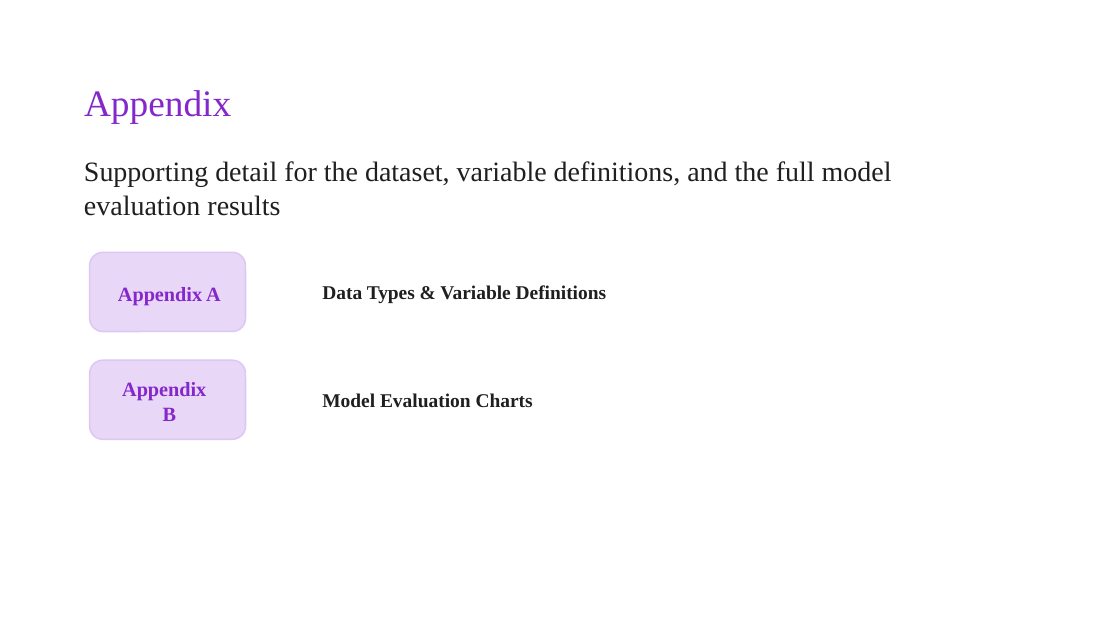
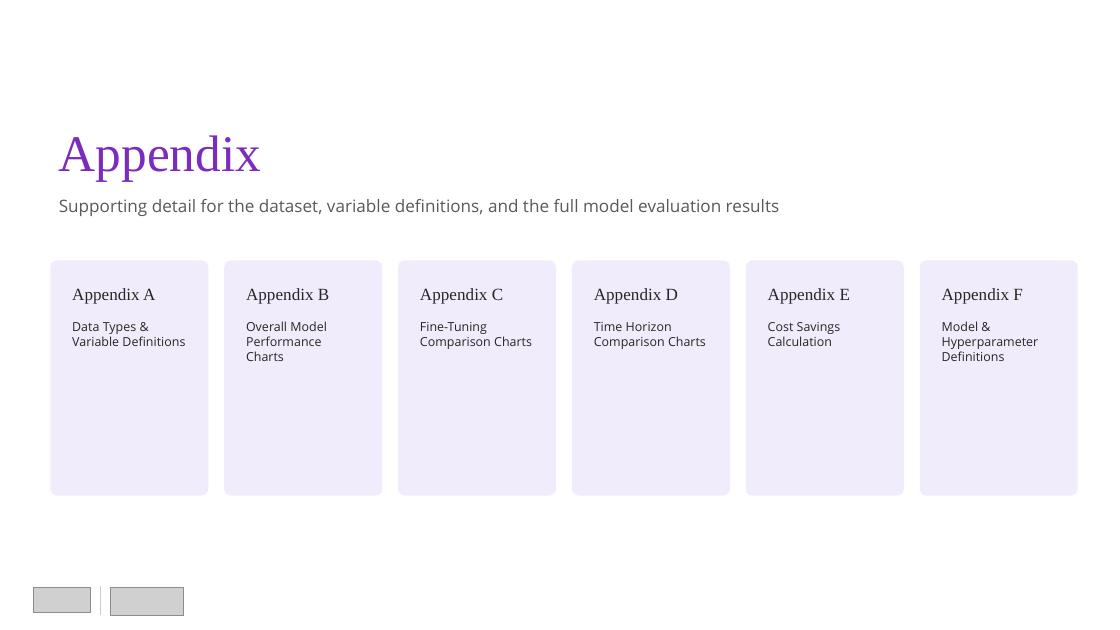
Before and after one commit to hkbuttar/Portfolio, a slide deck: slide 20 of assets/documents/experience/rakuten-capstone/Rakuten-Presentation.pptx (slide 19 before the commit). Drawn at 1120x630 pixels with LibreOffice and Linux fonts; fonts in the diff are those of the drawing; grey boxes stand for pictures. Boxes give left, top, right and bottom in pixels: in the first picture for what was removed or moved away, otherwise in the second. Text is boxed around its words. In the diff, an @@ line names an element or a change of style, - is before the commit and + after.

```diff
--- a/assets/documents/experience/rakuten-capstone/Rakuten-Presentation.pptx
+++ b/assets/documents/experience/rakuten-capstone/Rakuten-Presentation.pptx
@@ text "Appendix": place and size @@
-text "Appendix" at bbox=[84, 90, 231, 123]
+text "Appendix" at bbox=[59, 135, 261, 182]
@@ text "Appendix" at bbox=[59, 135, 261, 182]: size 24 to 33 pt, text colour #8528CB to #7B2CBF; vertical alignment top to middle @@
@@ text "Supporting detail for the dataset, ...": place and size @@
-text "Supporting detail for the dataset, ..." at bbox=[84, 161, 892, 216]
+text "Supporting detail for the dataset, ..." at bbox=[59, 199, 780, 216]
@@ text "Supporting detail for the dataset, ..." at bbox=[59, 199, 780, 216]: size 18 to 11 pt, font Times New Roman to Open Sans, text colour #1F1F1F to #595959; vertical alignment top to middle @@
@@ rounded rectangle added at bbox=[50, 261, 208, 496], fill #F1ECFB @@
@@ rounded rectangle added at bbox=[224, 261, 382, 496], fill #F1ECFB @@
@@ rounded rectangle added at bbox=[399, 261, 557, 496], fill #F1ECFB @@
@@ rounded rectangle added at bbox=[572, 261, 730, 496], fill #F1ECFB @@
@@ rounded rectangle added at bbox=[746, 261, 904, 496], fill #F1ECFB @@
@@ rounded rectangle added at bbox=[920, 261, 1077, 496], fill #F1ECFB @@
@@ text "Appendix A": place and size @@
-text "Appendix A" at bbox=[90, 252, 245, 332]
+text "Appendix A" at bbox=[72, 288, 155, 304]
@@ text "Appendix A" at bbox=[72, 288, 155, 304]: size 13 to 11 pt, text colour #8528CB to #262626, bold off; alignment centre to left; fill #E9D7F8 to none; outline #DDC8F4 1 pt to none @@
@@ text "Appendix B": place and size @@
-text "Appendix B" at bbox=[90, 361, 245, 440]
+text "Appendix B" at bbox=[246, 288, 329, 304]
@@ text "Appendix B" at bbox=[246, 288, 329, 304]: fill #E9D7F8 to none; outline #DDC8F4 1 pt to none @@
@@ text at bbox=[246, 288, 329, 304]: text changed; size 13 to 11 pt; text colour #8528CB to #262626; bold off @@
-Appendix
-B
+Appendix B
@@ text added at bbox=[420, 288, 503, 304], 11 pt, text #262626 @@
+Appendix C
@@ text added at bbox=[594, 288, 678, 304], 11 pt, text #262626 @@
+Appendix D
@@ text added at bbox=[768, 288, 850, 304], 11 pt, text #262626 @@
+Appendix E
@@ text added at bbox=[942, 288, 1023, 304], 11 pt, text #262626 @@
+Appendix F
@@ text "Data Types & Variable Definitions": place and size @@
-text "Data Types & Variable Definitions" at bbox=[322, 285, 607, 303]
+text "Data Types & Variable Definitions" at bbox=[72, 322, 185, 346]
@@ text "Data Types & Variable Definitions" at bbox=[72, 322, 185, 346]: size 12.5 to 8 pt, font Times New Roman to Open Sans, text colour #1F1F1F to #262626, bold off @@
@@ text at bbox=[246, 321, 327, 361]: text changed; size 12.5 to 8 pt; font Times New Roman to Open Sans; text colour #1F1F1F to #262626; bold off @@
-Model Evaluation Charts
+Overall Model Performance Charts
@@ text added at bbox=[420, 322, 532, 349], 8 pt, text #262626 @@
+Fine-Tuning Comparison Charts
@@ text added at bbox=[594, 322, 706, 349], 8 pt, text #262626 @@
+Time Horizon Comparison Charts
@@ text added at bbox=[768, 322, 841, 346], 8 pt, text #262626 @@
+Cost Savings Calculation
@@ text added at bbox=[942, 321, 1039, 361], 8 pt, text #262626 @@
+Model & Hyperparameter Definitions
@@ picture added at bbox=[34, 587, 91, 613] @@
@@ line added from (101, 587) to (101, 615), #CCCCCC 0.75 pt @@
@@ picture added at bbox=[111, 587, 184, 616] @@
```
Also in this commit, not shown: 16 other slides changed, 63 slides added, 11 slides removed, 5 other files.
